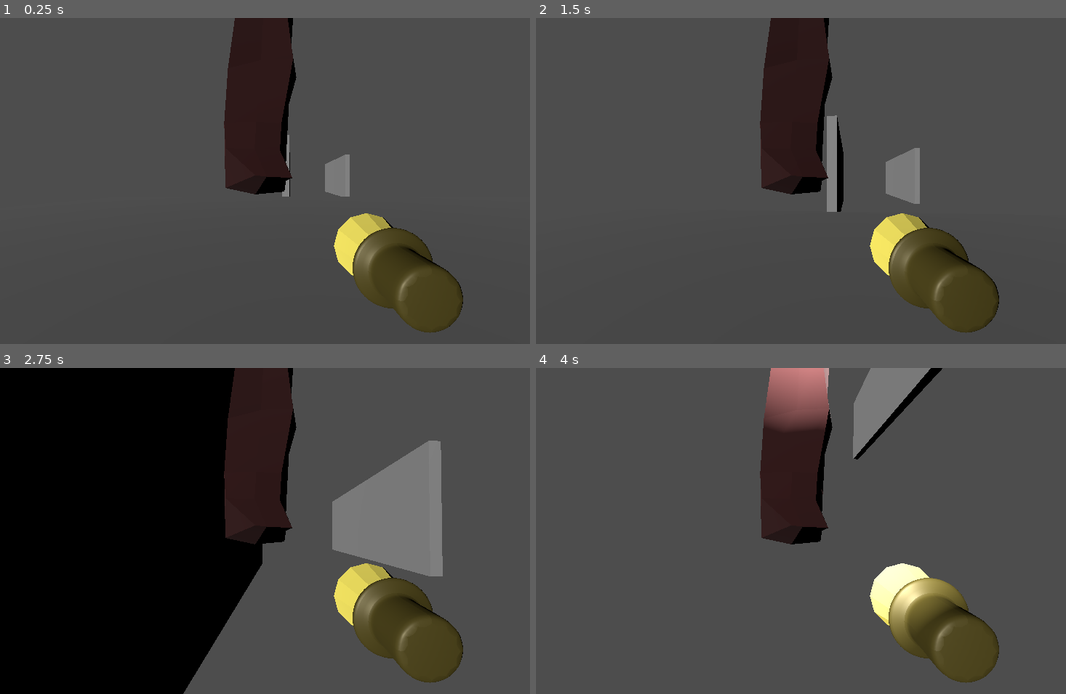
Above: before the commit, frames 1-4 (two rows, left to right).
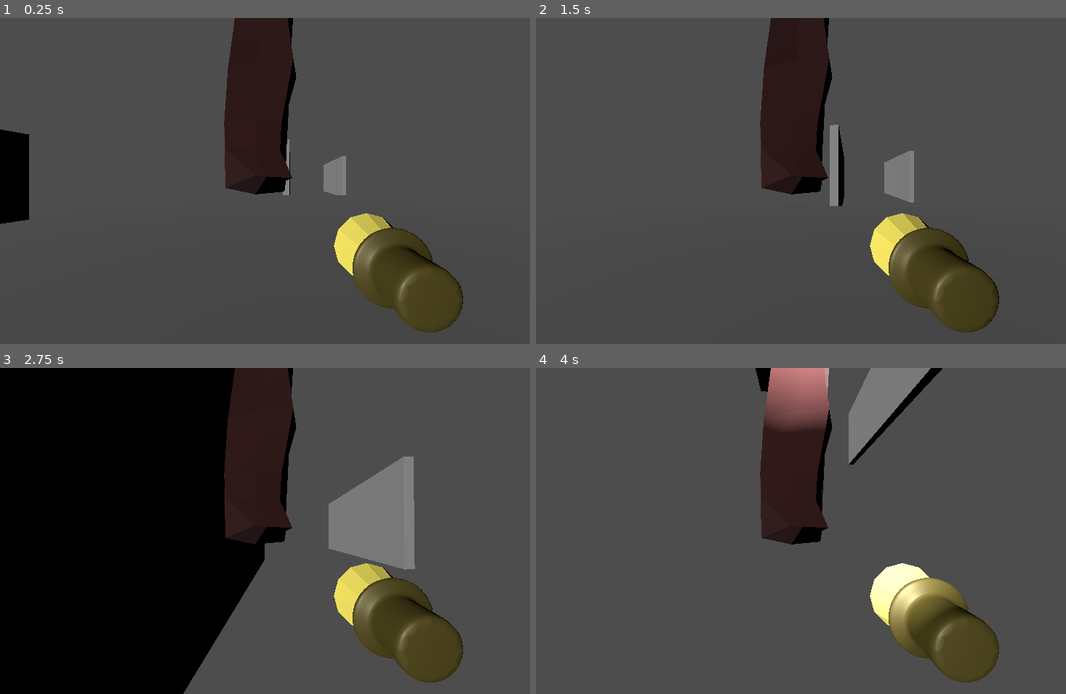
Above: after the commit, the same moments.

Repository: Simen732/GameJamTheSequel
Game: Godot game, scene res://scenes/main.tscn
Two runs of this game, one before a commit and one after it. Both use one fixed random seed, a clock stepped at 60 frames per second and the inputs below.
Inputs (mouse positions are in pixels of both pictures, inside the frame that each line leads up to):
- Up to frame 1 (0.25 s): no input
- Up to frame 2 (1.5 s): move the mouse to (859, 181) at 0.52 s; hold W (up) from 0.53 s (still down); tap Shift (Dash) at 0.6 s; tap Space (Jump) at 0.77 s; move the mouse to (795, 181) at 1.27 s; tap 1 (Grapple) at 1.35 s
- Up to frame 3 (2.75 s): keep holding W (up); tap Space (Jump) at 1.52 s; move the mouse to (307, 524) at 2.02 s; tap Ctrl (Teleport) at 2.1 s
- Up to frame 4 (4 s): keep holding W (up); move the mouse to (816, 537) at 2.77 s; click (816, 537) at 2.85 s; tap Space (Jump) at 3.02, 3.77 s; move the mouse to (869, 534) at 3.52 s; hold Right mouse button (right_click) from 3.53 s (still down)

The runs differ from the first frame. In frame 1, 1.6% of the frame differs, in the area x 0-66%, y 34-64%; in frame 2, 0.5%; in frame 3, 2.3%, in the area x 49-84%, y 22-64%; in frame 4, 0.3%.

Commit message:
Breakable vegger funker nå

Diff:
--- /dev/null
+++ b/Scripts/Global.gd
@@ -0,0 +1,3 @@
+extends Node
+
+signal PickaxeDamageWall
--- a/Scripts/breakable_wall.gd
+++ b/Scripts/breakable_wall.gd
@@ -1,11 +1,12 @@
 extends CSGBox3D
 @onready var breakable_wall: CSGBox3D = $"."
+@onready var breakable_wall_area: Area3D = $BreakableWallArea
 
 var wallHealth = 5
 
 # Called when the node enters the scene tree for the first time.
 func _ready() -> void:
-	pass # Replace with function body.
+	Global.PickaxeDamageWall.connect(on_PickaxeDamageWall)
 
 
 # Called every frame. 'delta' is the elapsed time since the previous frame.
@@ -13,8 +14,9 @@
 	pass
 
 
-func _on_character_body_3d_damage_wall() -> void:
-	wallHealth -= 1
-	print(wallHealth)
-	if wallHealth < 1:
-		queue_free()
+func on_PickaxeDamageWall(area) -> void:
+	if area == self.breakable_wall_area:
+		wallHealth -= 1
+		print(wallHealth, area)
+		if wallHealth < 1:
+			queue_free()
--- a/Scripts/pickaxe.gd
+++ b/Scripts/pickaxe.gd
@@ -7,7 +7,8 @@
 signal PickaxeBonk
 # Called when the node enters the scene tree for the first time.
 func _ready() -> void:
-	pass # Replace with function body.
+	pass
+
 
 
 # Called every frame. 'delta' is the elapsed time since the previous frame.
@@ -18,6 +19,6 @@
 
 
 
-func _on_pickaxe_area_area_entered(area: Area3D) -> void:
-	emit_signal("PickaxeBonk")
-	print(area)
+func _on_pickaxe_area_area_entered(area):
+	Global.emit_signal("PickaxeDamageWall", area)
+	#print(area)
--- a/Scripts/player.gd
+++ b/Scripts/player.gd
@@ -18,7 +18,6 @@
 var dashTimer = 0.0
 var TeleportRange = 20
 
-signal DamageWall
 
 func _ready():
 	Input.set_mouse_mode(Input.MOUSE_MODE_CAPTURED)
@@ -90,7 +89,3 @@
 			dashing = false  # End the dash when timer runs out
 
 	move_and_slide()
-
-
-func _on_pickaxe_pickaxe_bonk() -> void:
-	emit_signal("DamageWall")
--- a/project.godot
+++ b/project.godot
@@ -14,6 +14,10 @@
 run/main_scene="res://scenes/main.tscn"
 config/features=PackedStringArray("4.3", "Forward Plus")
 config/icon="res://icon.svg"
+
+[autoload]
+
+Global="*res://Scripts/Global.gd"
 
 [dotnet]
 
--- a/scenes/Player.tscn
+++ b/scenes/Player.tscn
@@ -1,9 +1,10 @@
-[gd_scene load_steps=8 format=3 uid="uid://liq5gjvkx1s8"]
+[gd_scene load_steps=9 format=3 uid="uid://liq5gjvkx1s8"]
 
 [ext_resource type="Script" path="res://Scripts/player.gd" id="1_5mijh"]
-[ext_resource type="PackedScene" uid="uid://copkro38anv81" path="res://scenes/helmet_light.tscn" id="2_gg4o2"]
+[ext_resource type="PackedScene" uid="uid://b8svjucl356sv" path="res://scenes/helmet_light.tscn" id="2_gg4o2"]
 [ext_resource type="Script" path="res://Scripts/helmetMovin.gd" id="2_ytvpk"]
 [ext_resource type="PackedScene" uid="uid://c8f7vyg78v7n5" path="res://models/Brush.glb" id="3_0qt35"]
+[ext_resource type="PackedScene" uid="uid://b53o5wi70bhdt" path="res://scenes/grappling-hook.tscn" id="5_abxi5"]
 [ext_resource type="PackedScene" uid="uid://3vmnyf38weq" path="res://scenes/pickaxe.tscn" id="5_vnccm"]
 
 [sub_resource type="CapsuleMesh" id="CapsuleMesh_xcuja"]
@@ -32,4 +33,7 @@
 [node name="CollisionShape3D" type="CollisionShape3D" parent="."]
 shape = SubResource("CapsuleShape3D_57a2o")
 
+[node name="GrapplingHookScene" parent="." instance=ExtResource("5_abxi5")]
+transform = Transform3D(1, 0, 0, 0, 1, 0, 0, 0, 1, 0, 0.630338, 0)
+
 [connection signal="PickaxeBonk" from="Camera3D/Pickaxe" to="." method="_on_pickaxe_pickaxe_bonk"]
--- a/scenes/main.tscn
+++ b/scenes/main.tscn
@@ -6,7 +6,7 @@
 [node name="Main" type="Node3D"]
 
 [node name="CharacterBody3D" parent="." instance=ExtResource("1_05q5e")]
-transform = Transform3D(1, 0, 0, 0, 1, 0, 0, 0, 1, -0.646047, 2.42206, -0.99972)
+transform = Transform3D(1, 0, 0, 0, 1, 0, 0, 0, 1, -0.646047, 2.42206, 2.4416)
 
 [node name="DirectionalLight3D" type="DirectionalLight3D" parent="."]
 transform = Transform3D(0.0327672, -0.754538, -0.655438, 0.968791, -0.137239, 0.206421, -0.245704, -0.641746, 0.726492, -9.80535, 4.84916, 5.47192)
@@ -30,6 +30,4 @@
 transform = Transform3D(1, 0, 0, 0, 1, 0, 0, 0, 1, -14.9662, 2.66674, 1.29924)
 
 [node name="BreakableWall2" parent="." instance=ExtResource("2_qv6ls")]
-transform = Transform3D(1, 0, 0, 0, 1, 0, 0, 0, 1, -15.0563, 2.66876, -7.85698)
-
-[connection signal="DamageWall" from="CharacterBody3D" to="BreakableWall" method="_on_character_body_3d_damage_wall"]
+transform = Transform3D(1, 0, 0, 0, 1, 0, 0, 0, 1, -14.1754, 2.89717, -5.26778)
